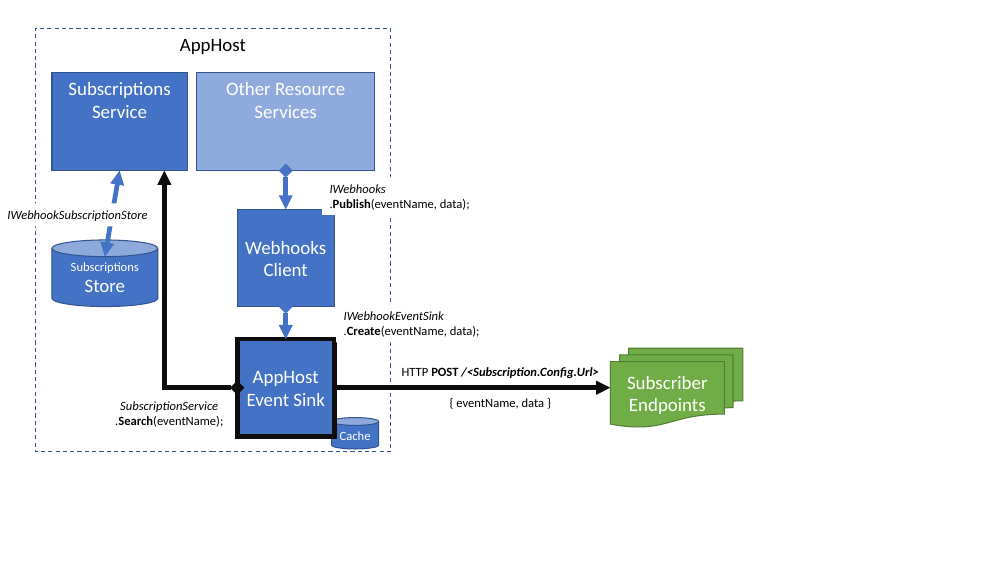
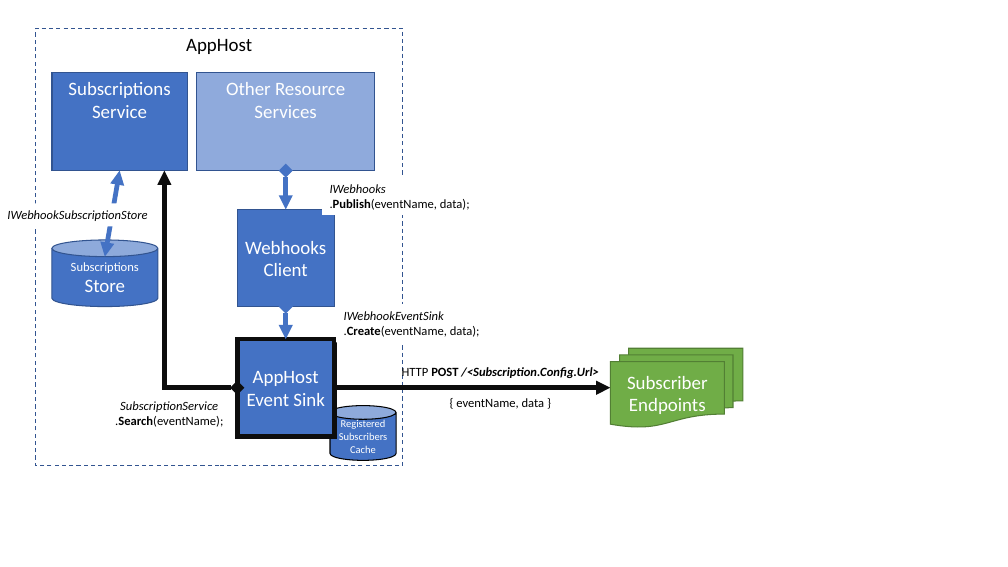
Before and after one commit to jezzsantos/ServiceStack.Webhooks, a slide deck: slide 1 of docs/images/Webhooks.pptx. Drawn at 1008x567 pixels with LibreOffice and Linux fonts; fonts in the diff are those of the drawing. Boxes give left, top, right and bottom in pixels: in the first picture for what was removed or moved away, otherwise in the second. Text is boxed around its words. In the diff, an @@ line names an element or a change of style, - is before the commit and + after.

```diff
--- a/docs/images/Webhooks.pptx
+++ b/docs/images/Webhooks.pptx
@@ rectangle "AppHost": place and size @@
-rectangle "AppHost" at <box>36,29,391,452</box>
+rectangle "AppHost" at <box>36,29,403,466</box>
@@ cylinder "Registered": place and size @@
-cylinder "Registered" at <box>332,417,379,449</box>
+cylinder "Registered" at <box>330,406,396,461</box>
@@ cylinder "Registered" at <box>330,406,396,461</box>: outline #325491 1 pt to #000000 1 pt @@
@@ text in cylinder at <box>339,419,388,440</box>: paragraphs added @@
+Registered
+Subscribers
@@ text in cylinder at <box>350,446,376,453</box>: size 12 to 10 pt in "Cache" @@
```
Also in this commit, not shown: 1 other slide changed, 2 other files.
